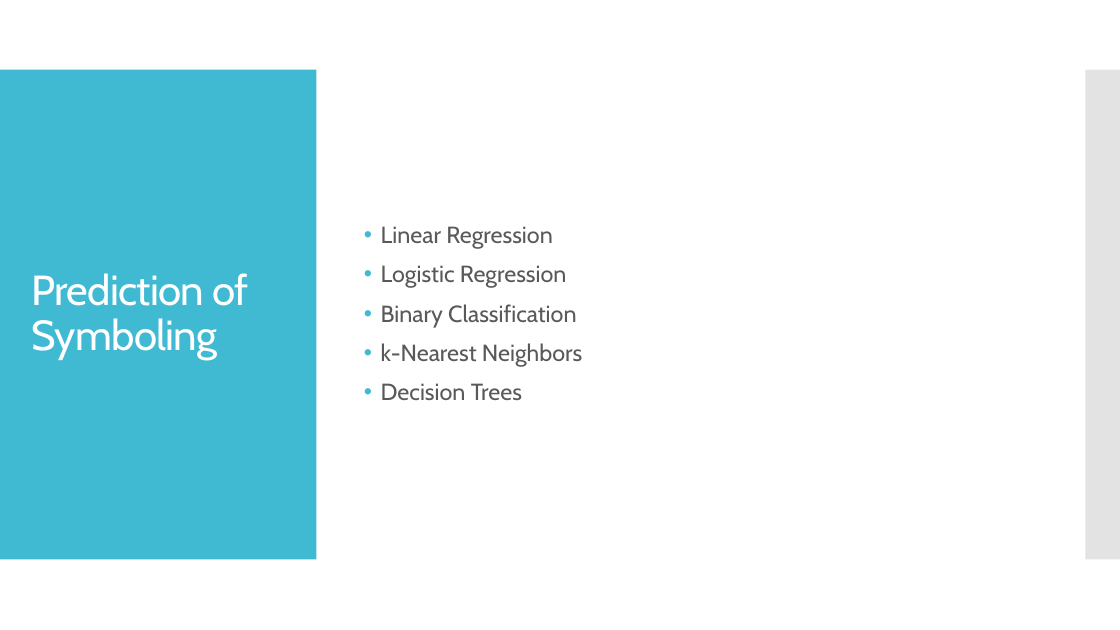
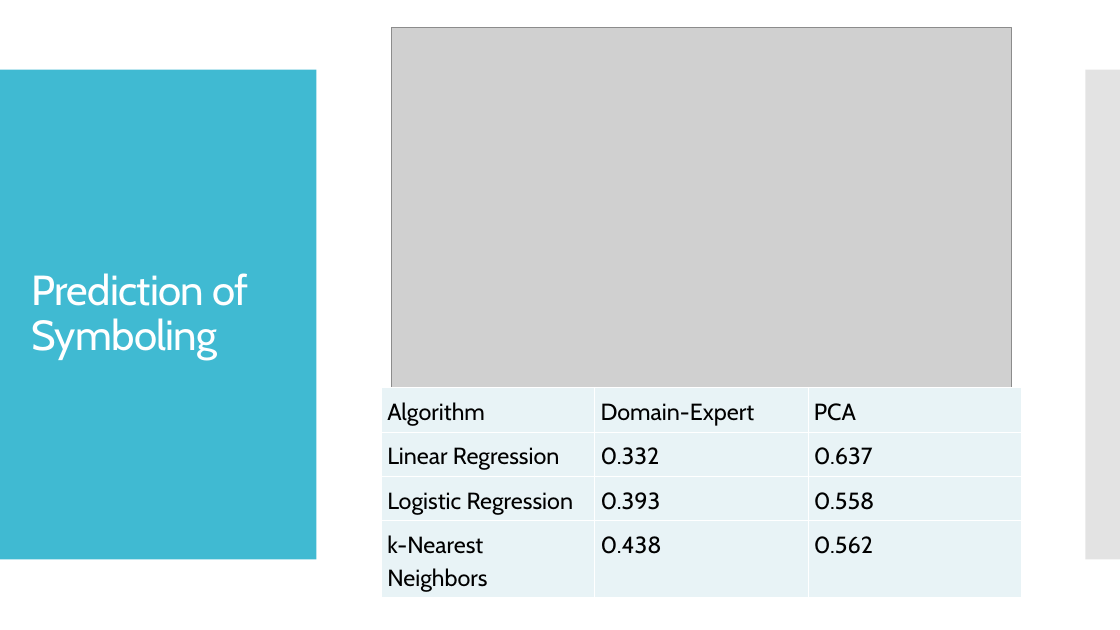
Before and after one commit to TobyJChappell/CPSC_392, a slide deck: slide 3 of FinalProject/AutomobilePrediction.pptx. Drawn at 1120x630 pixels with LibreOffice and Linux fonts; fonts in the diff are those of the drawing; grey boxes stand for pictures. Boxes give left, top, right and bottom in pixels: in the first picture for what was removed or moved away, otherwise in the second. Text is boxed around its words. In the diff, an @@ line names an element or a change of style, - is before the commit and + after.

```diff
--- a/FinalProject/AutomobilePrediction.pptx
+++ b/FinalProject/AutomobilePrediction.pptx
@@ picture added at bbox=[392, 28, 1012, 388] @@
@@ text removed at bbox=[381, 226, 582, 400] @@
-• Linear Regression
-• Logistic Regression
-• Binary Classification
-• k-Nearest Neighbors
-• Decision Trees
@@ table added at bbox=[381, 388, 1022, 596], 4 rows, 3 columns @@
+Algorithm | Domain-Expert | PCA
+Linear Regression | 0.332 | 0.637
+Logistic Regression | 0.393 | 0.558
+k-Nearest Neighbors | 0.438 | 0.562
```
Also in this commit, not shown: 4 other slides changed, 32 other files.
